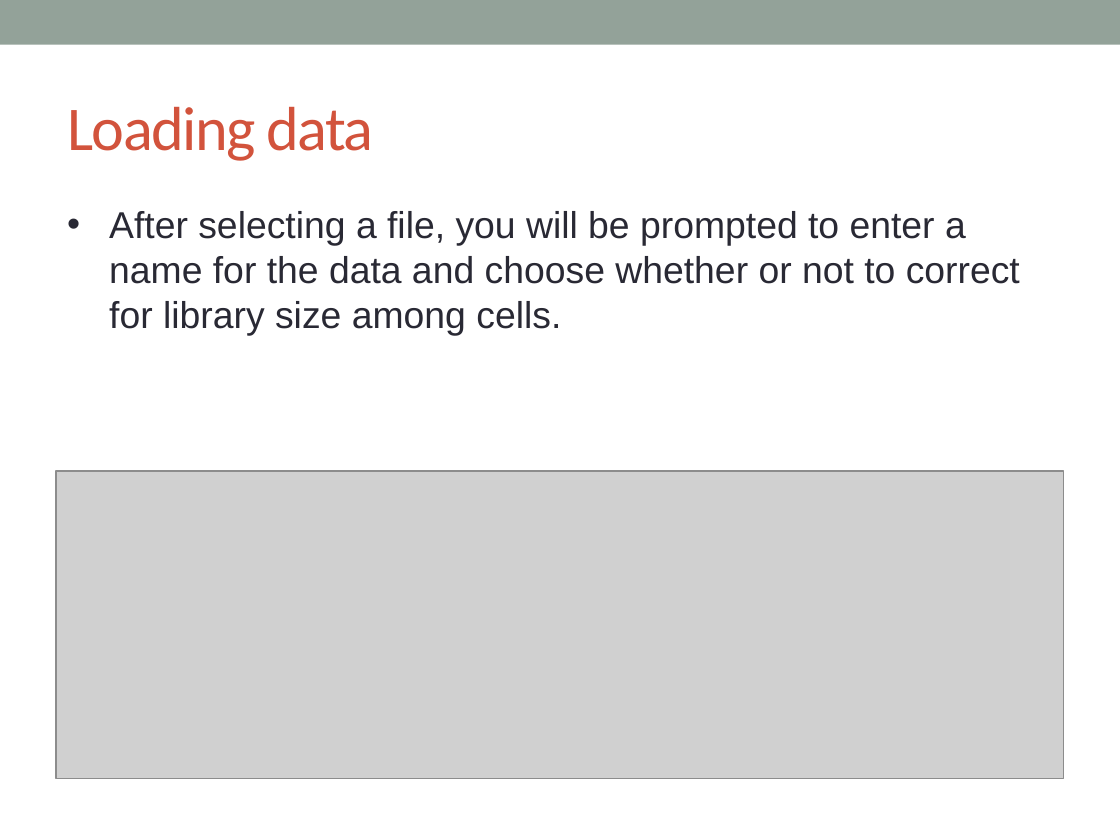
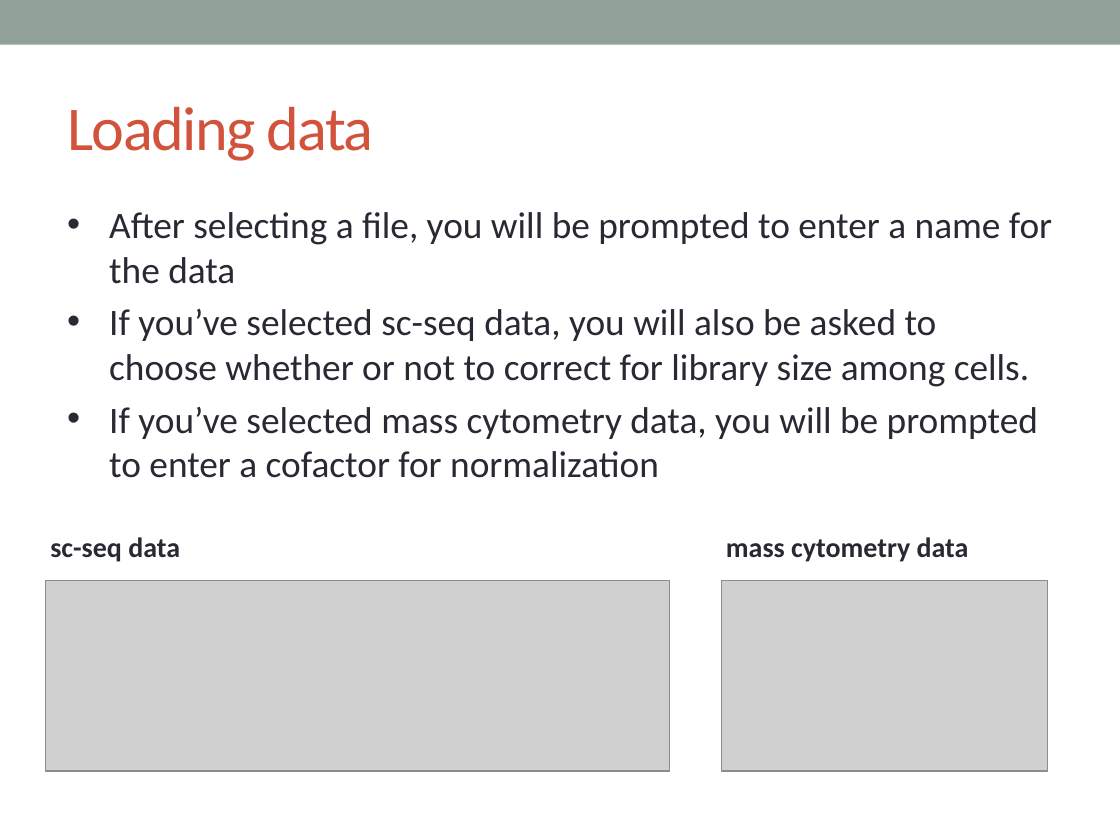
Before and after one commit to KrishnaswamyLab/MAGIC, a slide deck: slide 6 of docs/wishbone_tutorial.pptx. Drawn at 1120x840 pixels with LibreOffice and Linux fonts; fonts in the diff are those of the drawing; grey boxes stand for pictures. Boxes give left, top, right and bottom in pixels: in the first picture for what was removed or moved away, otherwise in the second. Text is boxed around its words. In the diff, an @@ line names an element or a change of style, - is before the commit and + after.

Commit message:
added mass cytometry usage to ppt tutorial

```diff
--- a/docs/wishbone_tutorial.pptx
+++ b/docs/wishbone_tutorial.pptx
@@ text at <box>109,212,1052,478</box>: text changed; font Arial to Calibri @@
-• After selecting a file, you will be prompted to enter a name for the data and choose whether or not to correct for library size among cells.
+• After selecting a file, you will be prompted to enter a name for the data
+• If you’ve selected sc-seq data, you will also be asked to choose whether or not to correct for library size among cells.
+• If you’ve selected mass cytometry data, you will be prompted to enter a cofactor for normalization
@@ text added at <box>50,537,180,562</box>, 18 pt, text #292934, bold @@
+sc-seq data
@@ text added at <box>726,537,969,562</box>, 18 pt, text #292934, bold @@
+mass cytometry data
@@ picture: place and size @@
-picture at <box>56,472,1064,780</box>
+picture at <box>46,581,670,772</box>
@@ picture added at <box>721,581,1047,772</box> @@
```
Also in this commit, not shown: 1 other slide changed.
